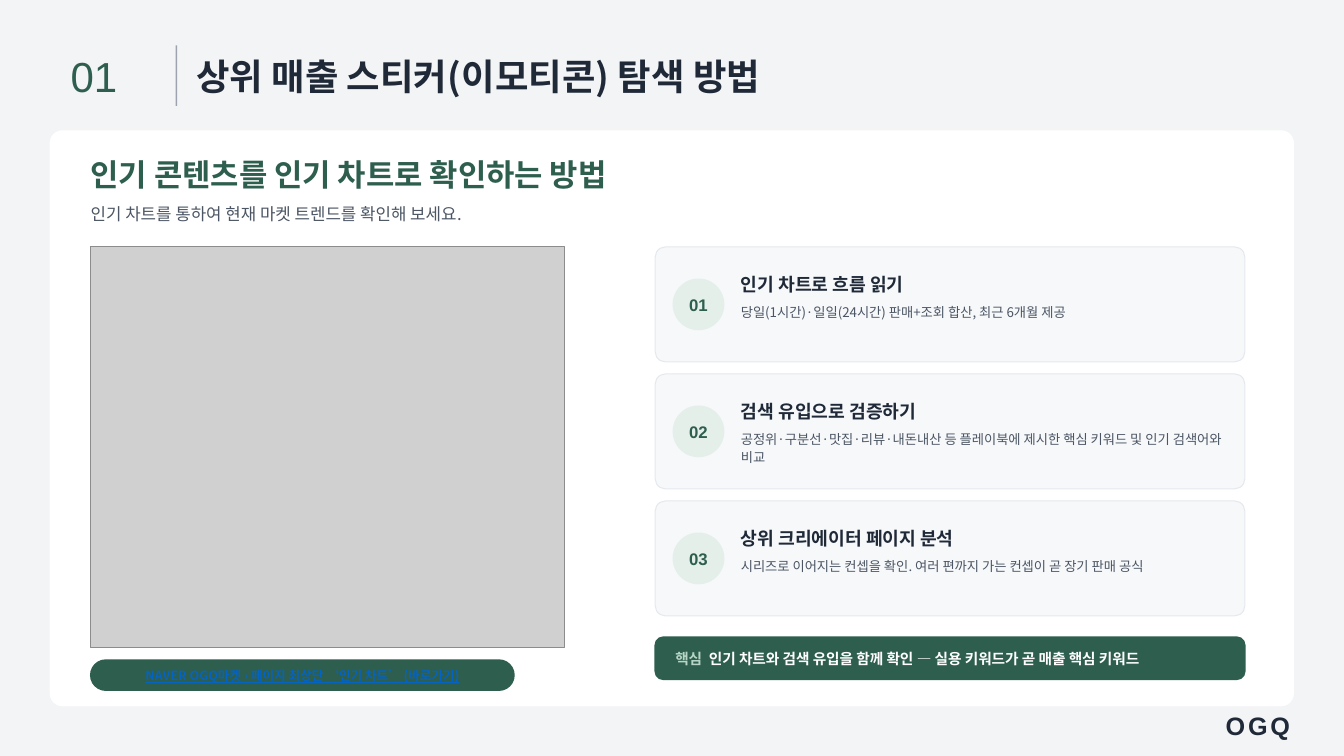
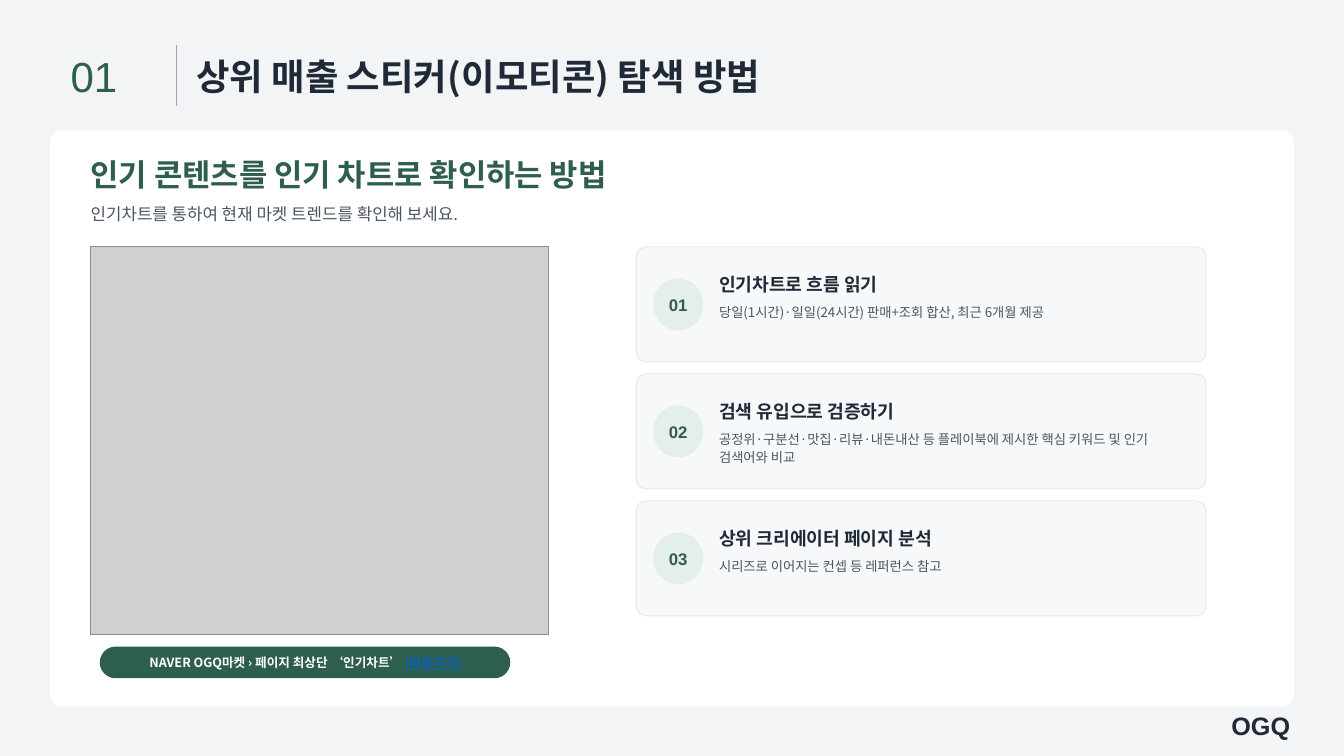
Before and after one commit to loveet3-hue/ogq-banner-generator, a slide deck: slide 12 of playbook/template_v2.pptx. Drawn at 1344x756 pixels with LibreOffice and Linux fonts; fonts in the diff are those of the drawing; grey boxes stand for pictures. Boxes give left, top, right and bottom in pixels: in the first picture for what was removed or moved away, otherwise in the second. Text is boxed around its words. In the diff, an @@ line names an element or a change of style, - is before the commit and + after.

```diff
--- a/playbook/template_v2.pptx
+++ b/playbook/template_v2.pptx
@@ text at bbox=[91, 206, 458, 222]: spaces changed @@
-인기 차트를 통하여 현재 마켓 트렌드를 확인해 보세요.
+인기차트를 통하여 현재 마켓 트렌드를 확인해 보세요.
@@ picture: place and size @@
-picture at bbox=[91, 247, 565, 648]
+picture at bbox=[91, 247, 548, 634]
@@ rounded rectangle: place and size @@
-rounded rectangle at bbox=[655, 247, 1245, 362]
+rounded rectangle at bbox=[636, 247, 1206, 362]
@@ text at bbox=[719, 275, 877, 293]: spaces changed @@
-인기 차트로 흐름 읽기
+인기차트로 흐름 읽기
@@ text "당일(1시간)·일일(24시간) 판매+조회 합산, 최근 6개월 ...": place and size @@
-text "당일(1시간)·일일(24시간) 판매+조회 합산, 최근 6개월 ..." at bbox=[741, 306, 1065, 320]
+text "당일(1시간)·일일(24시간) 판매+조회 합산, 최근 6개월 ..." at bbox=[719, 306, 1044, 320]
@@ rounded rectangle: place and size @@
-rounded rectangle at bbox=[655, 374, 1245, 489]
+rounded rectangle at bbox=[636, 374, 1206, 489]
@@ text "검색 유입으로 검증하기": place and size @@
-text "검색 유입으로 검증하기" at bbox=[741, 402, 916, 420]
+text "검색 유입으로 검증하기" at bbox=[719, 402, 895, 420]
@@ text "공정위·구분선·맛집·리뷰·내돈내산 등 플레이북에 제시한 핵심 ..." rewrapped from bbox=[741, 433, 1222, 463] to bbox=[719, 433, 1148, 463] @@
@@ rounded rectangle: place and size @@
-rounded rectangle at bbox=[655, 501, 1245, 616]
+rounded rectangle at bbox=[636, 501, 1206, 616]
@@ 3 texts, 3 ellipses: place and size @@
-3 texts, 3 ellipses at bbox=[674, 279, 724, 584]
+3 texts, 3 ellipses at bbox=[654, 279, 703, 584]
@@ text "상위 크리에이터 페이지 분석": place and size @@
-text "상위 크리에이터 페이지 분석" at bbox=[741, 529, 953, 547]
+text "상위 크리에이터 페이지 분석" at bbox=[719, 529, 932, 547]
@@ text at bbox=[719, 560, 941, 572]: text changed @@
-시리즈로 이어지는 컨셉을 확인. 여러 편까지 가는 컨셉이 곧 장기 판매 공식
+시리즈로 이어지는 컨셉 등 레퍼런스 참고
@@ rounded rectangle: place and size @@
-rounded rectangle at bbox=[91, 660, 514, 691]
+rounded rectangle at bbox=[101, 647, 510, 678]
@@ text at bbox=[149, 656, 461, 670]: text changed; text colour #0563C1 to #FFFFFF @@
-NAVER OGQ마켓 › 페이지 최상단 ‘인기 차트’ (바로가기)
+NAVER OGQ마켓 › 페이지 최상단 ‘인기차트’ (바로가기)
@@ rounded rectangle removed at bbox=[655, 637, 1245, 680] @@
@@ text removed at bbox=[675, 651, 1139, 666] @@
-핵심 인기 차트와 검색 유입을 함께 확인 — 실용 키워드가 곧 매출 핵심 키워드
@@ text "OGQ" at bbox=[1231, 717, 1290, 740]: letter spacing 2 to 0 pt @@
```
Also in this commit, not shown: 38 other slides changed, 6 other files.
